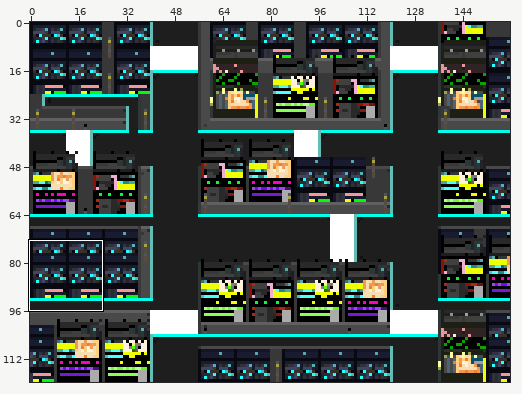
A sprite sheet gets an edit: Maps/19_m.png. Above: a wide view before the commit, with the close-up outlined.
Close-up. First the earlier version:
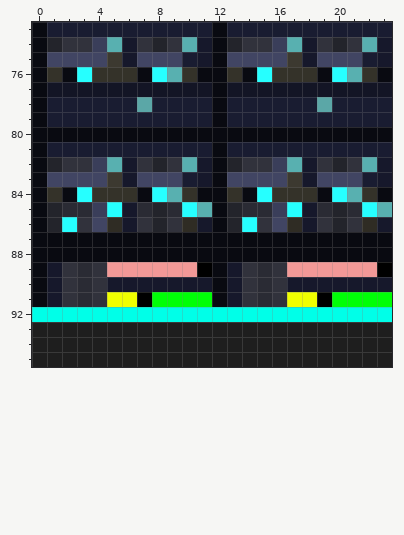
The file is 160x120 pixels. Colours within 5 levels of each other are drawn and written as one. Shown: x 0..23, y 73..95. The commit also changed other parts of the picture, which this record leaves out.
After the commit:
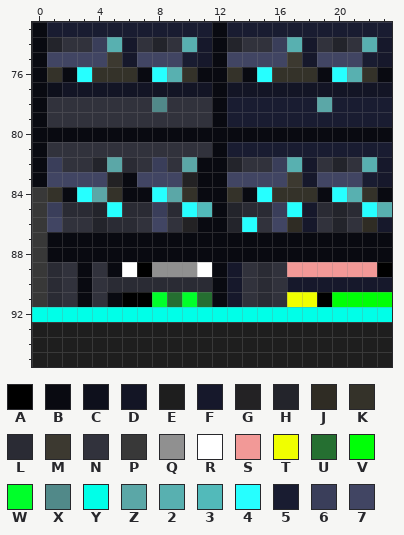
Palette (. is transparent): A #000000  B #090a11  C #0e101c  D #131525  E #1e1e1e  F #16182b  G #232224  H #23242b  J #2f2c24  K #343229  L #2a2b34  M #3c3930  N #31323c  P #383838  Q #909090  R #ffffff  S #f29997  T #f0ff00  U #256f31  V #00ff07  W #00ff2a  X #518989  Y #00ffe8  Z #5ba7a7  2 #58b0b0  3 #52baba  4 #26ffff  5 #191c31  6 #3a3e5a  7 #414563
Diff:
The edit turns colour 2 into colour 3 in row 85 at x 11.
The edit turns colour H into colour 6 in row 82 at x 1 and 8; in row 85 at x 1 and 8.
The edit turns colour H into colour 7 in row 86 at x 1 and 8.
The edit turns colour S into colour A in row 89 at x 7.
The edit turns colour T into colour A in row 91 at x 6.
The edit turns colour F into colour B in row 82 at x 11; in row 83 at x 6 and 11; in row 86 at x 11.
The edit turns colour K into colour B in row 84 at x 6.
The edit turns colour L into colour B in rows 89 to 91 at x 3.
The edit turns colour S into colour B in row 89 at x 5.
The edit turns colour T into colour B in row 91 at x 5.
The edit turns colour D into colour C in row 77 at x 1.
The edit turns colour 5 into colour G in row 83 at x 10.
The edit turns colour J into colour G in row 86 at x 10.
The edit turns colour M into colour G in row 83 at x 5.
The edit turns colour 6 into colour H in row 82 at x 4; in row 85 at x 4.
The edit turns colour 7 into colour H in row 86 at x 4.
The edit turns colour F into colour L in row 82 at x 6; in rows 85 to 86 at x 6; in row 89 at x 1; in row 90 at x 1 and 5 to 11; in row 91 at x 1.
The edit turns colour J into colour L in row 86 at x 5.
The edit turns colour 4 into colour N in row 86 at x 2.
The edit turns colour 5 into colour N in row 78 at x 1 to 6 and 9 to 11; in row 79 at x 1 to 11; in row 81 at x 1 to 11.
The edit turns colour Z into colour N in row 78 at x 7.
The edit turns colour B into colour P in rows 84 to 91 at x 0.
The edit turns colour S into colour Q in row 89 at x 8 to 10.
The edit turns colour A into colour R in row 89 at x 11.
The edit turns colour S into colour R in row 89 at x 6.
The edit turns colour V into colour U in row 91 at x 9 and 11.
The edit turns colour V into colour W in row 91 at x 8 and 10.
The edit turns colour 5 into colour X in row 78 at x 8.
The edit turns colour 2 into colour Z in row 82 at x 5 and 10; in row 84 at x 9.
The edit turns colour K into colour Z in row 84 at x 4.
Changed places in both close-ups, as pixel boxes (x1, y1, x2, y2):
changed: (32, 82, 212, 307)
